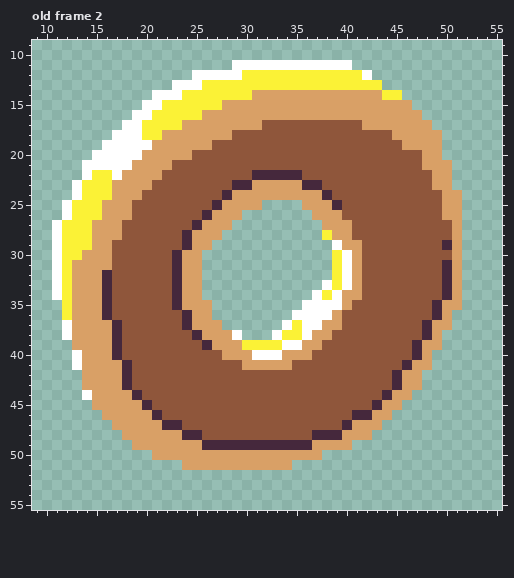
File history of a pixel-art file, WIP/Coin.aseprite. Above: the version before the commit.
64x64 pixels, 8 frames. Colours within 5 levels of each other are drawn and written as one. Shown: old frame 2: x 9..55, y 9..55. The commit also changed other frames, which this record leaves out.
After:
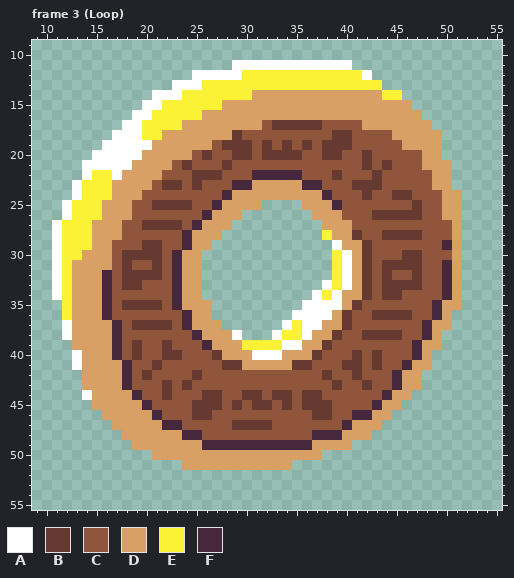
Palette (. is transparent): A #ffffff  B #663931  C #8f563b  D #d9a066  E #fbf236  F #45283c
A new or re-ordered frame is compared with the old frame closest to it.
Diff:
layer "Layer 23" added
layer "Layer 25" added
layer "Layer 15" removed
frames re-ordered
Frame 3 (Loop) against old frame 2, layer "Layer 25":
Colour B replaces colour C in row 17 at x 33 to 37; in row 18 at x 29 and 39 to 40; in row 19 at x 28 to 30, 32, 34, 36 and 38 to 40; in row 20 at x 26, 29 to 30, 32 to 35, 38 to 39 and 42; in row 21 at x 24, 28, 42 and 44; in row 22 at x 25 to 27, 39 and 43.
Colour B replaces colour C in row 23 at x 22 to 23, 25 and 41 to 43; in row 24 at x 42 and 45 to 46; in row 25 at x 21 to 24 and 47; in row 26 at x 43 to 47; in row 27 at x 20 to 23; in row 28 at x 41 and 44 to 47.
Colour B replaces colour C in row 29 at x 20 to 21 and 42; in row 30 at x 18 to 21, 42 and 46 to 47; in row 31 at x 18, 21, 42 and 44 to 47; in row 32 at x 18 to 21, 42, 44 and 47; in row 33 at x 18 to 19, 42 and 44 to 47; in row 34 at x 42 and 44 to 45.
Colour B replaces colour C in row 35 at x 18 to 21 and 41; in row 36 at x 40 and 43 to 46; in row 37 at x 19 to 22 and 40; in row 38 at x 39 and 42 to 45; in row 39 at x 19, 22 and 38; in row 40 at x 19, 22 to 23, 27, 37, 41 and 43.
Colour B replaces colour C in row 41 at x 21, 28 to 29, 35 to 36, 40 to 41 and 43; in row 42 at x 20, 25, 38 and 41; in row 43 at x 22, 24, 39 and 42; in row 44 at x 22, 26 to 27, 30 to 31, 33 to 34 and 36 to 37; in row 45 at x 25 to 27, 29, 31 to 32, 34 and 36 to 38; in row 46 at x 25 to 26 and 37 to 38.
Colour B replaces colour C in row 47 at x 29 to 32.
Where, in picture pixels (left, top, right, bottom), the same in both pictures:
changed: (122, 120, 422, 430)
